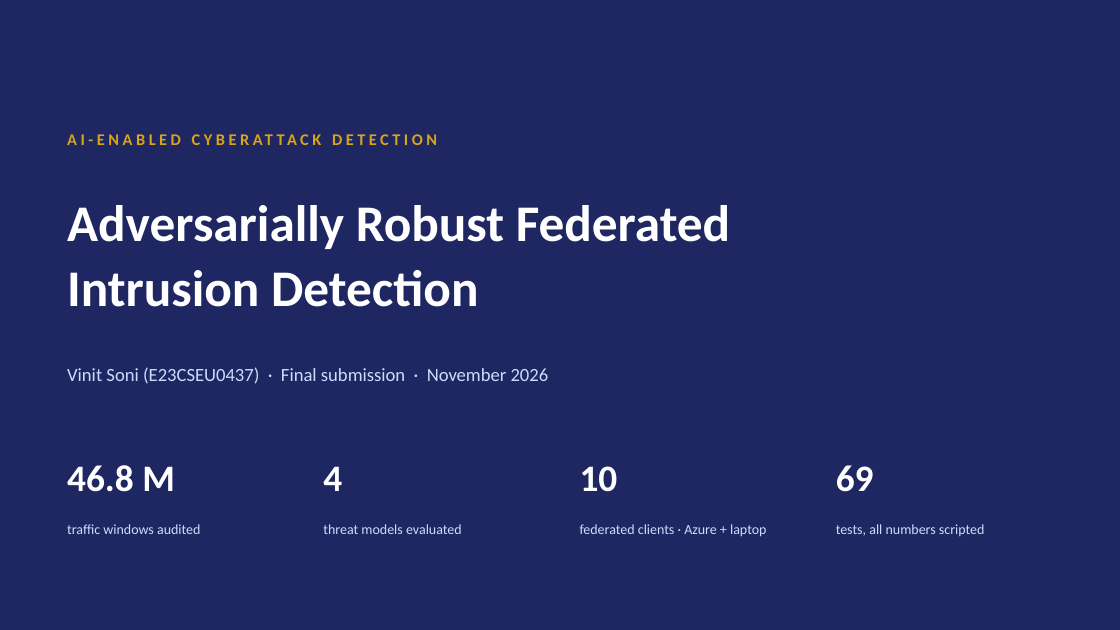
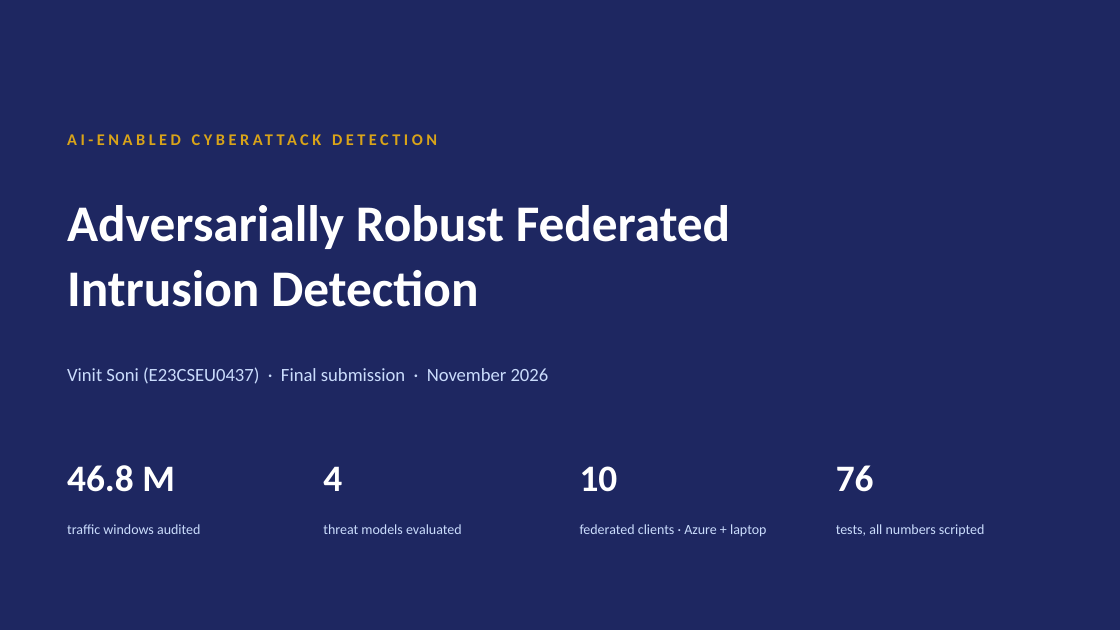
Before and after one commit to vinitsoni03/federated-ids, a slide deck: slide 1 of reports/final_slides.pptx. Drawn at 1120x630 pixels with LibreOffice and Linux fonts; fonts in the diff are those of the drawing. Boxes give left, top, right and bottom in pixels: in the first picture for what was removed or moved away, otherwise in the second. Text is boxed around its words. In the diff, an @@ line names an element or a change of style, - is before the commit and + after.

```diff
--- a/reports/final_slides.pptx
+++ b/reports/final_slides.pptx
@@ text at bbox=[836, 465, 874, 492]: text changed @@
-69
+76
```
Also in this commit, not shown: 1 other slide changed, 1 slide added, 2 other files.
